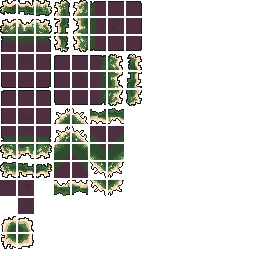
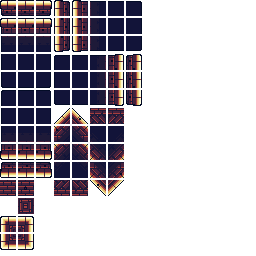
Two versions of the same layered image (256x256). Layer-by-layer changes:
removed group "그룹 2 - 고급 개체 그룹" (19 layers) over [0, 0, 142, 250]
removed group "그룹 2" (15 layers) from group "그룹 2 - 고급 개체 그룹" over [0, 0, 142, 250]
removed layer "레이어 2 복사 6" from group "그룹 2" over [0, 0, 142, 250]
removed layer "레이어 8 복사 2" from group "그룹 2" over [0, 180, 34, 214]
renamed "레이어 10 복사 4 - 고급 개체 그룹 복사" to "그룹 2 - 고급 개체 그룹", moved it out of group "그룹 2", painted on it over [0, 0, 142, 250]
removed layer "레이어 10 복사 4 - 고급 개체 그룹" from group "그룹 2" over [54, 108, 88, 196]
removed group "그룹 1" (10 layers) from group "그룹 2" over [0, 0, 142, 249]
removed group "3*1" (1 layers) from group "그룹 1" over [1, 216, 34, 249]
removed layer "레이어 1 복사 14" from group "3*1" over [1, 216, 34, 249]
removed group "레이어 11 - 고급 개체 그룹" (6 layers) from group "그룹 1" over [0, 0, 142, 178]
removed layer "레이어 11 복사" from group "레이어 11 - 고급 개체 그룹" over [0, 90, 52, 178]
removed layer "레이어 11 복사 3" from group "레이어 11 - 고급 개체 그룹" over [54, 0, 142, 52]
removed layer "레이어 11 복사 2" from group "레이어 11 - 고급 개체 그룹" over [54, 54, 142, 106]
removed layer "레이어 11" from group "레이어 11 - 고급 개체 그룹" over [0, 0, 52, 88]
